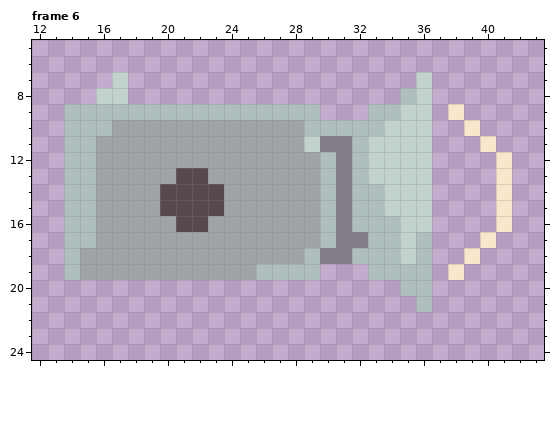
A pixel-art file gets an edit: AsepriteFiles/Drafts/Player/Weapons/Animated_weapons/sonicBlaster.ase. This is how it looked before the edit.
45x30 pixels, 12 frames. Shown: frame 6: x 12..43, y 5..24. The commit also changed other frames, which this record leaves out.
New version:
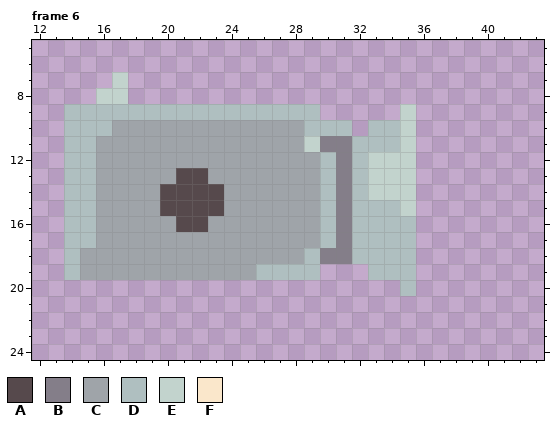
Palette (. is transparent): A #56494c  B #847e89  C #9fa4a9  D #afbfc0  E #c2d3cd  F #fae7cb
Change:
Frame 6, layers "Effects", "Base":
Colour D replaces colour B in row 17 at x 32.
Colour D replaces colour E in row 10 at x 34; in row 11 at x 33 to 34; in row 15 at x 34; in rows 16 to 18 at x 35.
Colour E replaces colour D in row 14 at x 33.
The author cleared colour D in row 8 at x 35; in row 9 at x 33 to 34; in row 10 at x 32; in rows 17 to 21 at x 36.
The author cleared colour E in rows 7 to 16 at x 36.
The author cleared colour F in row 9 at x 38; in row 10 at x 39; in row 11 at x 40; in rows 12 to 16 at x 41; in row 17 at x 40; in row 18 at x 39.
The author cleared colour F in row 19 at x 38.
Where, in picture pixels (left, top, right, bottom), the same in both pictures:
changed: (352, 72, 512, 312)
